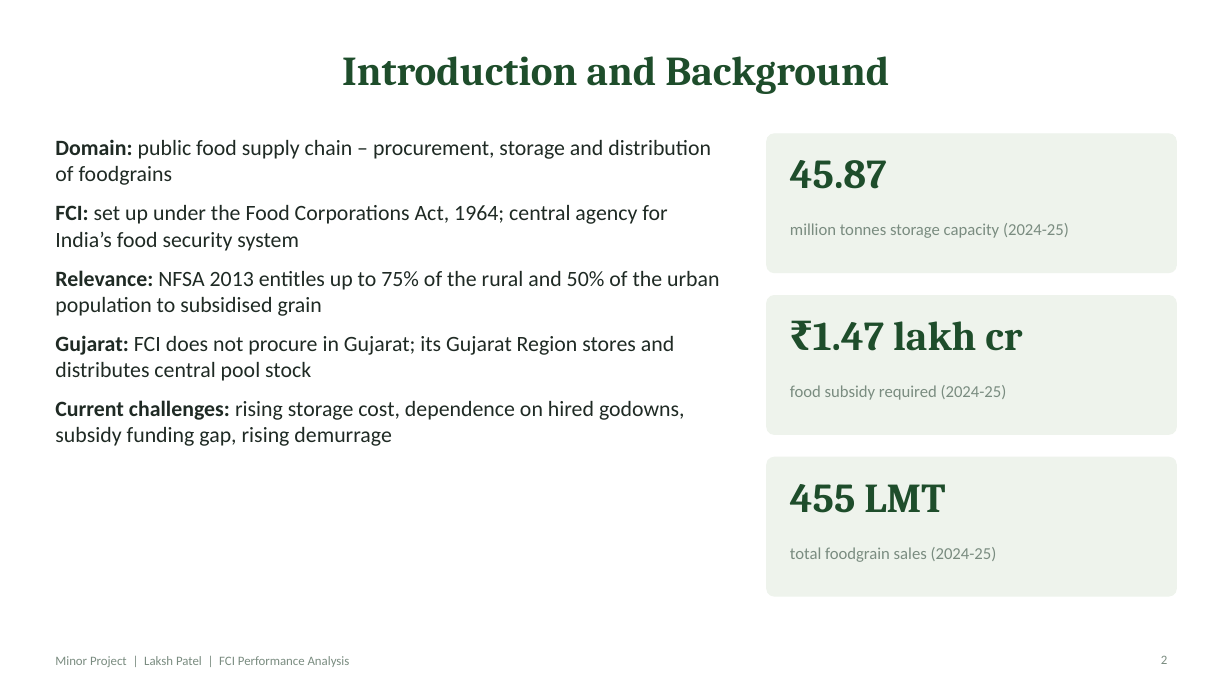
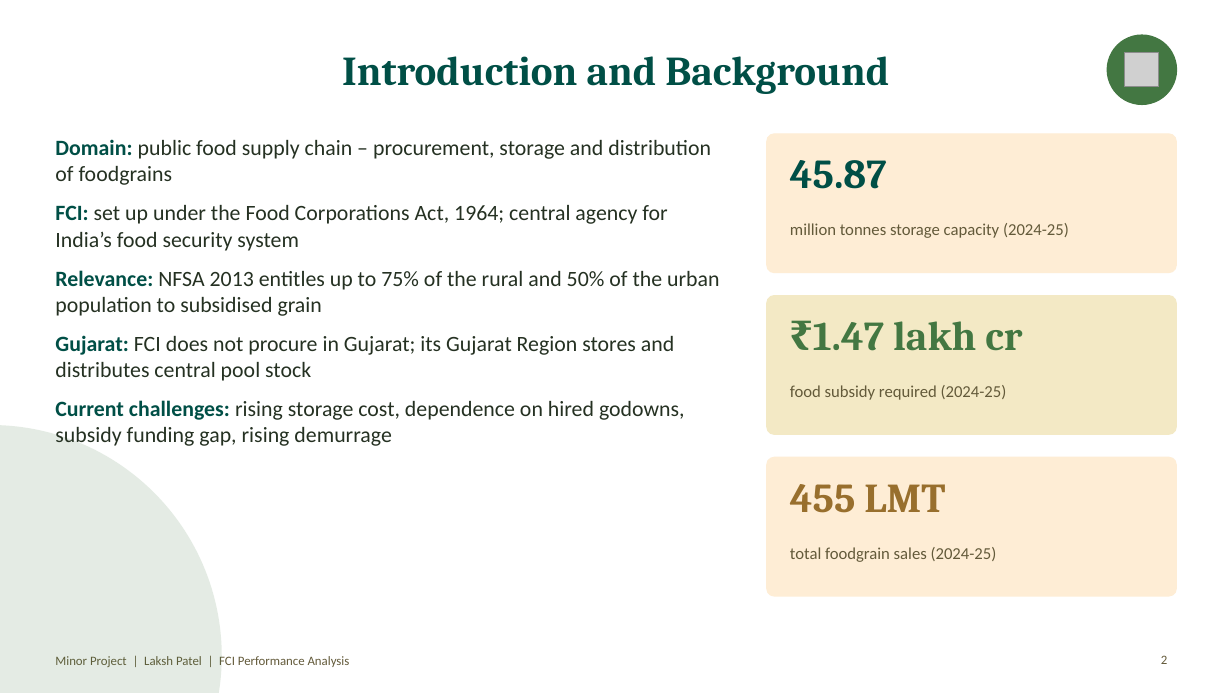
Before and after one commit to Luxp-byte/Claude, a slide deck: slide 2 of minor-project/FCI_Minor_Project_Presentation.pptx. Drawn at 1232x693 pixels with LibreOffice and Linux fonts; fonts in the diff are those of the drawing; grey boxes stand for pictures. Boxes give left, top, right and bottom in pixels: in the first picture for what was removed or moved away, otherwise in the second. Text is boxed around its words. In the diff, an @@ line names an element or a change of style, - is before the commit and + after.

```diff
--- a/minor-project/FCI_Minor_Project_Presentation.pptx
+++ b/minor-project/FCI_Minor_Project_Presentation.pptx
@@ title "Introduction and Background" at [342, 56, 889, 94]: text colour #1E4D2B to #004F46 @@
@@ ellipse added at [1107, 35, 1177, 104], fill #437742, outline #437742 1 pt @@
@@ picture added at [1125, 53, 1159, 87] @@
@@ text "Domain: public food supply chain ..." at [55, 139, 719, 446]: text colour #1F2A24 to #004F46 in "Domain:", "FCI:", "Relevance:", "Gujarat:" and 1 more places; text colour #1F2A24 to #253122 in "public food supply chain – procurement, storage ...", "set up under the Food Corporations Act, ...", "NFSA 2013 entitles up to 75% of ...", "FCI does not procure in Gujarat; its ..." and 1 more places @@
@@ rounded rectangle: place and size @@
-rounded rectangle at [767, 296, 1177, 434]
+rounded rectangle at [767, 134, 1177, 273]
@@ rounded rectangle at [767, 134, 1177, 273]: fill #EEF3EC to #FEEDD5; outline #EEF3EC 1 pt to #FEEDD5 1 pt @@
@@ rounded rectangle removed at [767, 134, 1177, 273] @@
@@ text "45.87" at [790, 160, 887, 189]: text colour #1E4D2B to #004F46 @@
@@ rounded rectangle: place and size @@
-rounded rectangle at [767, 457, 1177, 596]
+rounded rectangle at [767, 296, 1177, 434]
@@ rounded rectangle at [767, 296, 1177, 434]: fill #EEF3EC to #F3E9C5; outline #EEF3EC 1 pt to #F3E9C5 1 pt @@
@@ text "₹1.47 lakh cr" at [813, 321, 1022, 351]: text colour #1E4D2B to #437742 @@
@@ ellipse added at [0, 425, 222, 693], fill #437742 at 14% opacity @@
@@ rounded rectangle added at [767, 457, 1177, 596], fill #FEEDD5, outline #FEEDD5 1 pt @@
@@ text "455 LMT" at [790, 484, 945, 513]: text colour #1E4D2B to #986F2D @@
@@ text colour #7A8C80 to #635A3A in 5 elements at [1161, 655, 1167, 664], [55, 656, 350, 667], [790, 223, 1069, 238], [790, 385, 1007, 400], [790, 547, 997, 562] @@
```
Also in this commit, not shown: 12 other slides changed.
